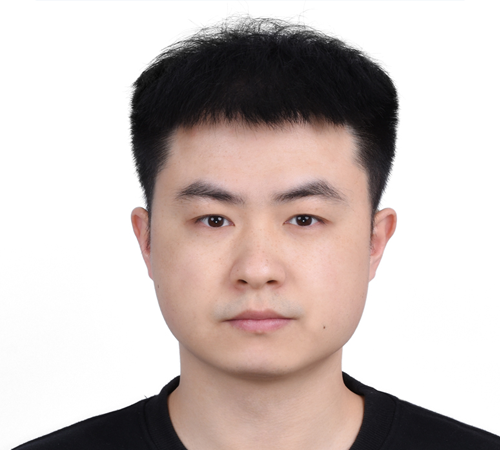
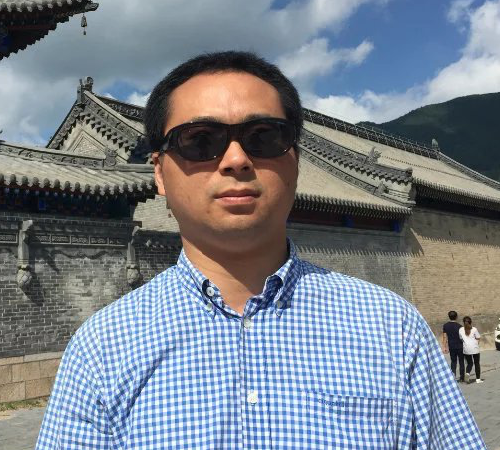
Revision of a layered w=500, h=450 image; what changed, layer by layer:
added layer "Layer 4" above "Layer 3" over left=0, top=0, right=500, bottom=450
